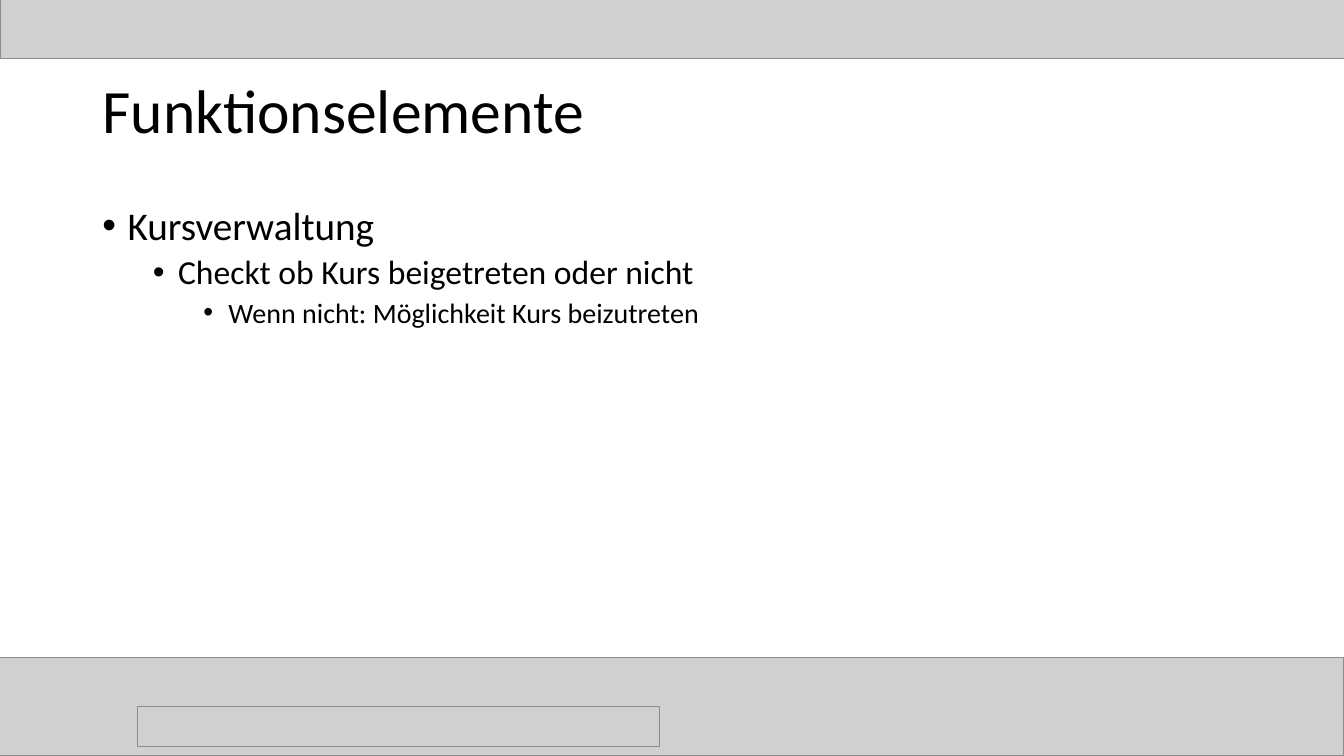
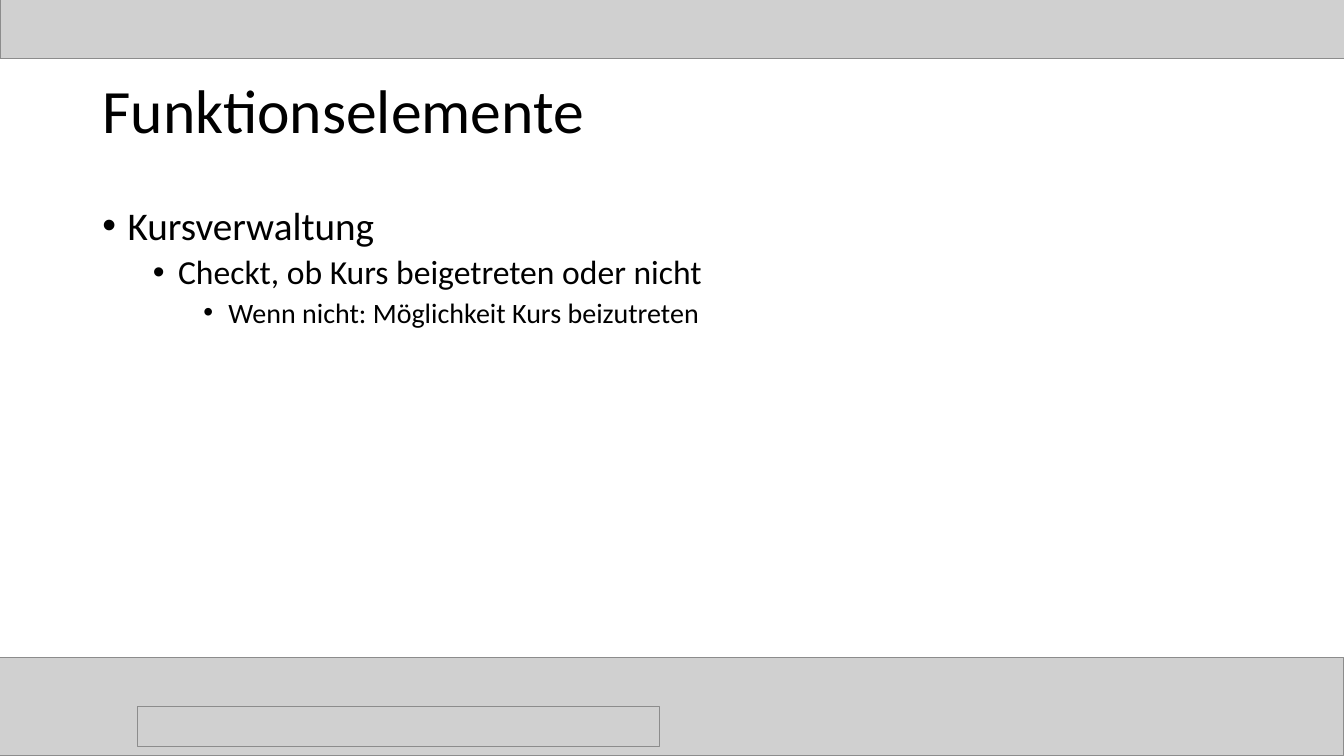
Before and after one commit to magharmi/StudentenFuerStudenten, a slide deck: slide 44 of websitePPneu.pptx. Drawn at 1344x756 pixels with LibreOffice and Linux fonts; fonts in the diff are those of the drawing; grey boxes stand for pictures. Boxes give left, top, right and bottom in pixels: in the first picture for what was removed or moved away, otherwise in the second. Text is boxed around its words. In the diff, an @@ line names an element or a change of style, - is before the commit and + after.

```diff
--- a/websitePPneu.pptx
+++ b/websitePPneu.pptx
@@ text at [178,260,702,290]: text changed @@
-  • Checkt ob Kurs beigetreten oder nicht
+  • Checkt, ob Kurs beigetreten oder nicht
```
Also in this commit, not shown: 20 other slides changed.
